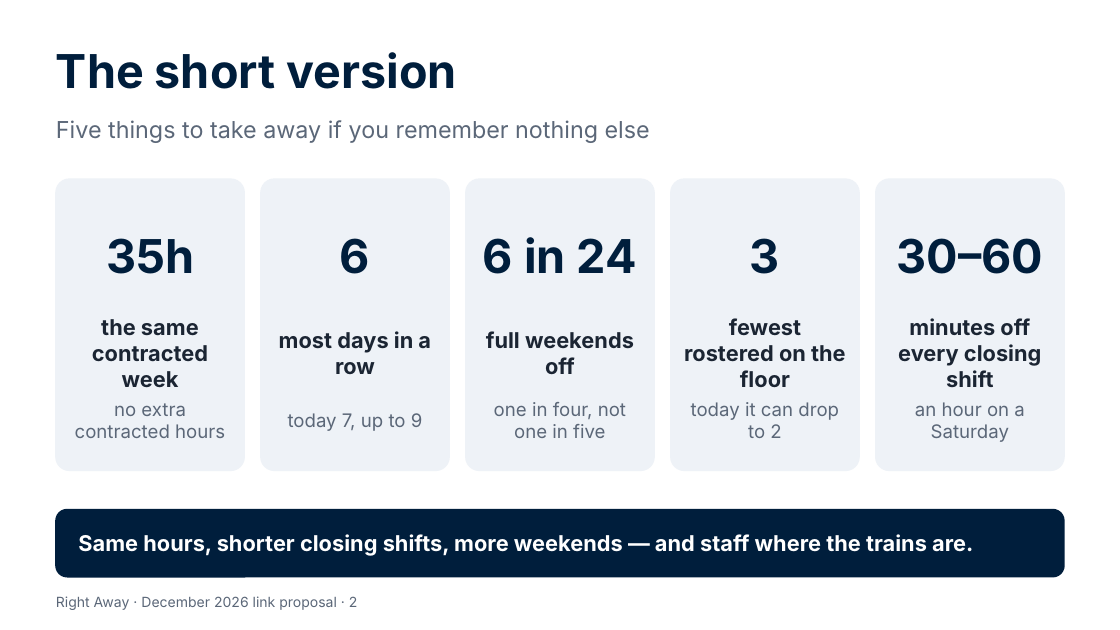
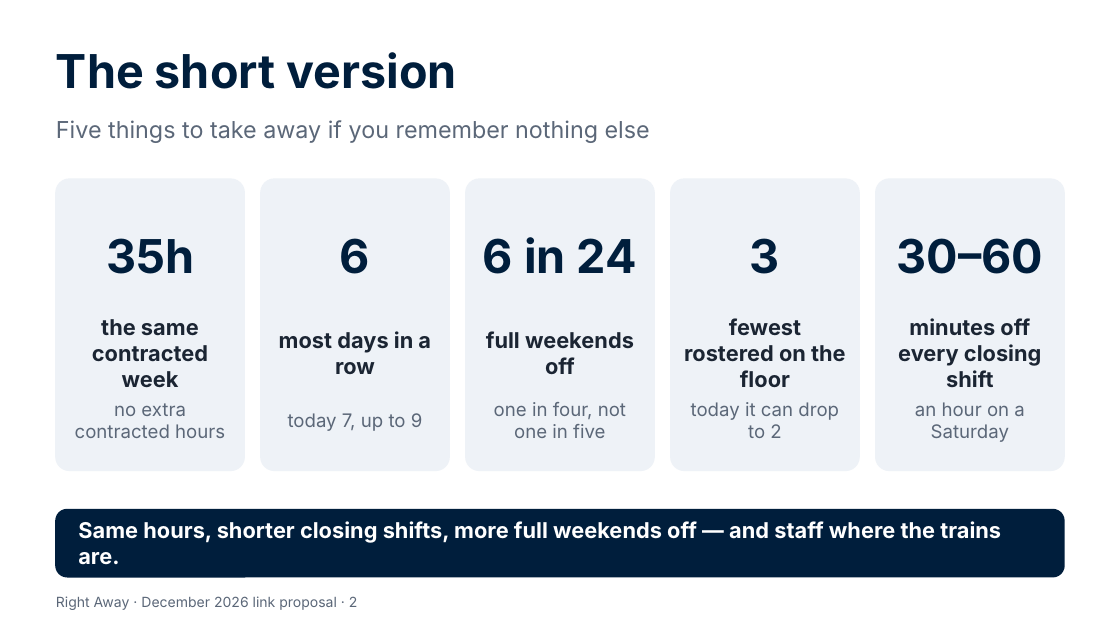
Before and after one commit to Garethdavidmiller/roster-app, a slide deck: slide 2 of docs/proposals/presentations/Right-Away-for-colleagues.pptx. Drawn at 1120x630 pixels with LibreOffice and Linux fonts; fonts in the diff are those of the drawing. Boxes give left, top, right and bottom in pixels: in the first picture for what was removed or moved away, otherwise in the second. Text is boxed around its words. In the diff, an @@ line names an element or a change of style, - is before the commit and + after.

```diff
--- a/docs/proposals/presentations/Right-Away-for-colleagues.pptx
+++ b/docs/proposals/presentations/Right-Away-for-colleagues.pptx
@@ text at <box>78,521,1001,565</box>: text changed @@
-Same hours, shorter closing shifts, more weekends — and staff where the trains are.
+Same hours, shorter closing shifts, more full weekends off — and staff where the trains are.
```
Also in this commit, not shown: 5 other slides changed, 9 other files.
